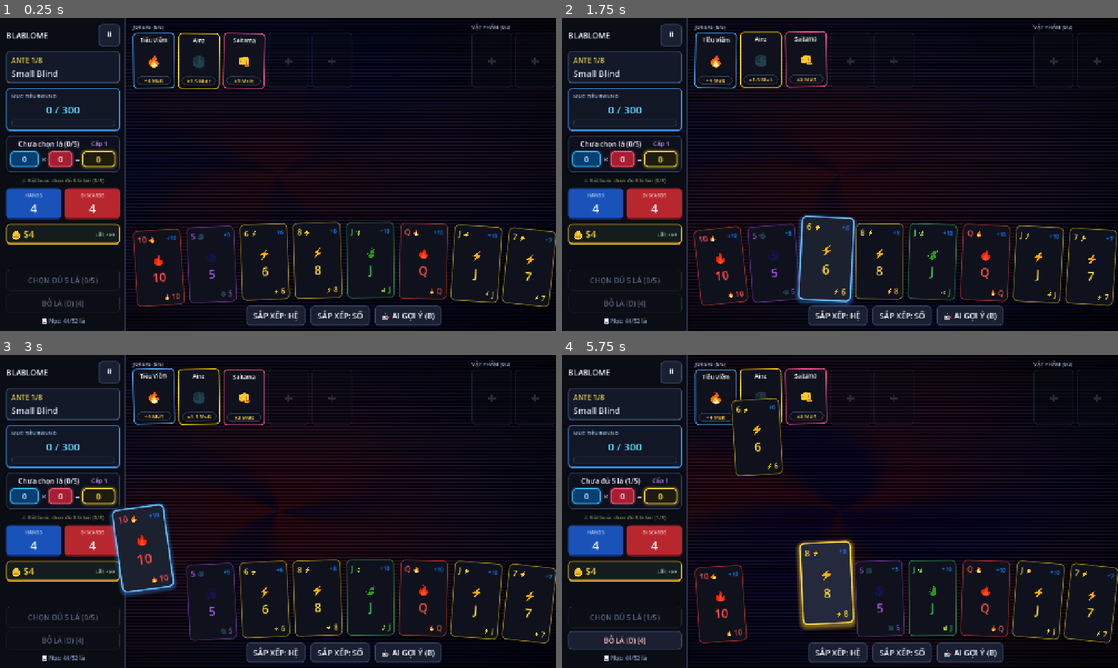
Above: before the commit, frames 1-4 (two rows, left to right).
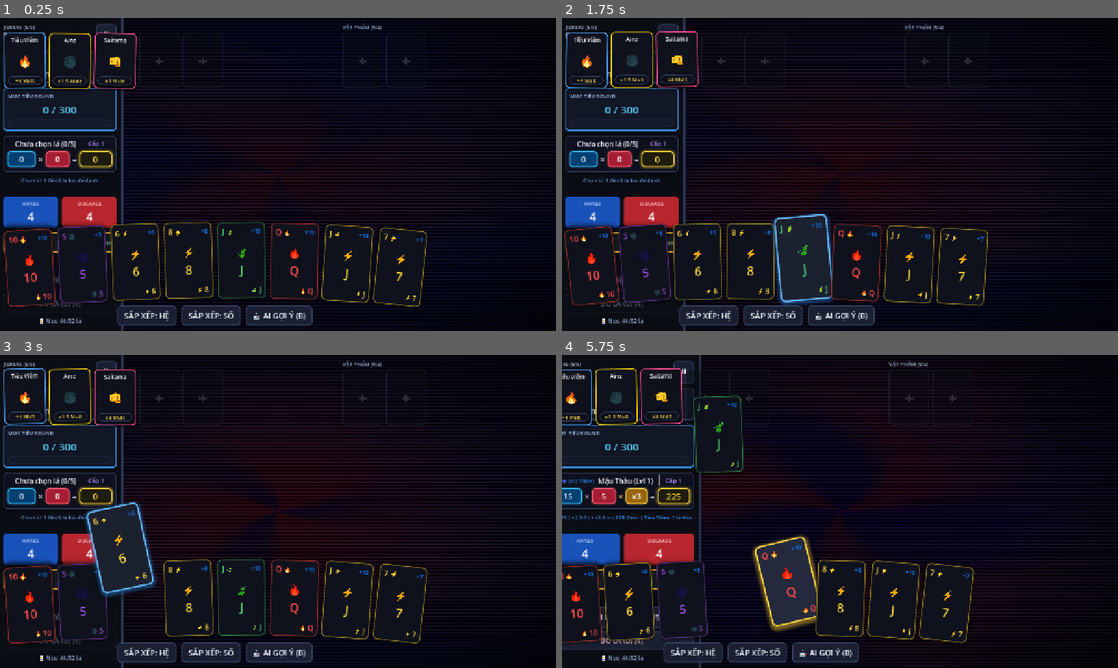
Above: after the commit, the same moments.

Repository: manhnt04/Blablome
Game: Godot game, scene res://scenes/screens/gameplay_board.tscn
Same seed, same stepped clock (60 frames per second), same inputs: the game is played once before the commit and once after it. This scene is started directly instead of the project's main scene.
Inputs (mouse positions are in pixels of both pictures, inside the frame that each line leads up to):
- Up to frame 1 (0.25 s): no input
- Up to frame 2 (1.75 s): tap Enter (ui_accept) at 0.5 s; drag from (717, 58) to (895, 105) at 0.52 s; drag from (762, 58) to (812, 237) at 1.27 s
- Up to frame 3 (3 s): move the mouse to (244, 395) at 2.02 s; hold D 2.03-2.75 s; hold Enter (ui_accept) 2.03-2.75 s; tap Space at 2.1 s; click (244, 395) at 2.17 s; drag from (161, 599) to (111, 464) at 2.77 s
- Up to frame 4 (5.75 s): drag from (773, 599) to (867, 511) at 3.52 s; drag from (773, 599) to (756, 433) at 4.27 s; move the mouse to (828, 599) at 5.02 s; hold Enter (ui_accept) from 5.03 s (still down); tap Space at 5.1 s; click (828, 599) at 5.17 s

The runs differ from the first frame. In frame 1, 13% of the frame differs, in the area x 0-100%, y 0-100%; in frame 2, 14%; in frame 3, 15%; in frame 4, 19%.

Commit message:
fix(ui): lock left menu during scoring and restore 1-to-5 card play rule

Diff:
--- a/scenes/screens/gameplay_board.tscn
+++ b/scenes/screens/gameplay_board.tscn
@@ -156,6 +156,7 @@
 [node name="LeftSidebar" type="PanelContainer" parent="MainLayout"]
 custom_minimum_size = Vector2(290, 0)
 layout_mode = 2
+size_flags_horizontal = 0
 theme_override_styles/panel = SubResource("StyleBoxFlat_sidebar")
 
 [node name="SidebarVBox" type="VBoxContainer" parent="MainLayout/LeftSidebar"]
@@ -254,12 +255,14 @@
 
 [node name="ScoringTraceLabel" type="Label" parent="MainLayout/LeftSidebar/SidebarVBox"]
 unique_name_in_owner = true
+custom_minimum_size = Vector2(0, 36)
 layout_mode = 2
 theme_override_colors/font_color = Color(0.55, 0.75, 0.95, 1)
 theme_override_font_sizes/font_size = 12
-text = "Chọn đủ 5 lá bài để đánh"
+text = "Chọn từ 1 đến 5 lá bài để đánh"
 horizontal_alignment = 1
 autowrap_mode = 2
+clip_text = true
 
 [node name="ActionCountersHBox" type="HBoxContainer" parent="MainLayout/LeftSidebar/SidebarVBox"]
 layout_mode = 2
--- a/scripts/core/action_generator.gd
+++ b/scripts/core/action_generator.gd
@@ -99,13 +99,13 @@
 				"desc": "Sắp xếp bài theo Số (Rank)"
 			})
 
-			# Play Hand action (Requires exactly 5 cards)
-			if sm.selected_indices.size() == 5 and sm.hands_left > 0:
+			# Play Hand action (1 to 5 cards)
+			if not sm.selected_indices.is_empty() and sm.selected_indices.size() <= 5 and sm.hands_left > 0:
 				actions.append({
 					"type": ActionType.PLAY_HAND,
 					"name": "PLAY_HAND",
-					"count": 5,
-					"desc": "Đánh 5 lá bài đã chọn"
+					"count": sm.selected_indices.size(),
+					"desc": "Đánh bài (%d lá đã chọn)" % sm.selected_indices.size()
 				})
 
 			# Discard Hand action
--- a/scripts/core/run_state_machine.gd
+++ b/scripts/core/run_state_machine.gd
@@ -238,10 +238,10 @@
 			res.append(hand_cards[idx])
 	return res
 
-## Action: Play selected cards (Requires exactly 5 cards)
+## Action: Play selected cards (1 to 5 cards)
 func play_hand() -> Dictionary:
-	if stage != Stage.BLIND or selected_indices.size() != 5 or hands_left <= 0:
-		return {"success": false, "error": "Invalid state or must select exactly 5 cards"}
+	if stage != Stage.BLIND or selected_indices.is_empty() or selected_indices.size() > 5 or hands_left <= 0:
+		return {"success": false, "error": "Invalid state or must select 1 to 5 cards"}
 
 	var selected_cards = get_selected_cards()
 	var eval = poker_hands.evaluate(selected_cards)
--- a/scripts/core/test_balatro_rs_logic.gd
+++ b/scripts/core/test_balatro_rs_logic.gd
@@ -123,24 +123,20 @@
 	assert(sm.hand_cards.size() == 8, "Hand cards must be 8")
 	print("  ✓ Select Blind: Hand size %d, Hands left %d" % [sm.hand_cards.size(), sm.hands_left])
 
-	# Test: Selecting < 5 cards fails to play
+	# Test: Selecting 0 cards fails to play
+	var fail_res = sm.play_hand()
+	assert(fail_res["success"] == false, "Playing 0 cards must fail")
+
+	# Select 2 cards (Valid Balatro play: e.g. Pair or High Card)
 	sm.select_card(0)
 	sm.select_card(1)
-	sm.select_card(2)
-	assert(sm.selected_indices.size() == 3, "3 cards selected")
-	var fail_res = sm.play_hand()
-	assert(fail_res["success"] == false, "Playing < 5 cards must fail")
-
-	# Select 2 more cards to reach 5 cards
-	sm.select_card(3)
-	sm.select_card(4)
-	assert(sm.selected_indices.size() == 5, "5 cards must be selected")
+	assert(sm.selected_indices.size() == 2, "2 cards selected")
 
 	var res = sm.play_hand()
-	assert(res["success"] == true, "Play hand with 5 cards must succeed")
+	assert(res["success"] == true, "Play hand with 2 cards must succeed")
 	assert(sm.hands_left == 3, "Hands left must decrement to 3")
 	assert(sm.hand_cards.size() == 8, "Hand cards must be replenished to 8")
-	print("  ✓ Play Hand (5 cards): Scored %d with %s. Score: %d/%d" % [res["scored_points"], res["hand_name"], sm.current_score, sm.target_score])
+	print("  ✓ Play Hand (2 cards): Scored %d with %s. Score: %d/%d" % [res["scored_points"], res["hand_name"], sm.current_score, sm.target_score])
 
 	# Force reach target score to test POST_BLIND
 	sm.current_score = sm.target_score - 10
--- a/scripts/core/test_gameplay_preview.gd
+++ b/scripts/core/test_gameplay_preview.gd
@@ -23,24 +23,30 @@
 	assert(board.hand_cards.size() == 8, "Initial hand size must be 8")
 	print("[PASS] Hand cards dealt: %d cards" % board.hand_cards.size())
 
-	# Test card selection: 2 cards (not yet 5)
+	# Initially 0 cards selected -> Play disabled
+	assert(board.selected_cards.is_empty(), "Initial selected cards must be empty")
+	assert(board.play_button.disabled == true, "Play button must be disabled when 0 cards selected")
+	print("[PASS] 0 cards selected -> Play disabled as expected.")
+
+	# Test card selection: 2 cards (Valid hand in Balatro: e.g. Pair or High Card)
 	var card1 = board.hand_cards[0]
 	var card2 = board.hand_cards[1]
 	card1.set_selected(true)
 	card2.set_selected(true)
 	assert(board.selected_cards.size() == 2, "2 cards must be selected")
-	assert(board.play_button.disabled == true, "Play button must remain disabled when < 5 cards")
-	print("[PASS] 2 cards selected -> Play disabled as expected (requires 5 cards).")
+	assert(board.play_button.disabled == false, "Play button must be enabled when 2 cards selected (Balatro allows 1-5 cards)")
+	assert(board.scoring_hud.current_score > 0, "Current score must be > 0 when cards selected")
+	print("[PASS] 2 cards selected -> Play enabled! Projected: %d pts" % board.scoring_hud.current_score)
 
 	# Select 3 more cards to reach 5
 	board.hand_cards[2].set_selected(true)
 	board.hand_cards[3].set_selected(true)
 	board.hand_cards[4].set_selected(true)
 	assert(board.selected_cards.size() == 5, "5 cards must be selected")
-	assert(board.play_button.disabled == false, "Play button must be enabled when exactly 5 cards selected")
+	assert(board.play_button.disabled == false, "Play button must be enabled when 5 cards selected")
 	assert(board.scoring_hud.current_score > 0, "Current score must be > 0 when 5 cards selected")
 	assert(board.scoring_hud.preview_badge.visible == true, "Preview badge must be visible")
-	print("[PASS] Exactly 5 cards selected -> Live Preview calculated: %d pts, Play enabled!" % board.scoring_hud.current_score)
+	print("[PASS] 5 cards selected -> Live Preview calculated: %d pts, Play enabled!" % board.scoring_hud.current_score)
 
 	# Test unselection
 	for i in range(5):
--- a/scripts/ui/gameplay_board.gd
+++ b/scripts/ui/gameplay_board.gd
@@ -217,13 +217,15 @@
 
 
 func _process(delta: float) -> void:
-	# Balatro Trauma-based Screen/Board Shake
+	# Balatro Trauma Shake on Center Area only (Left Menu is fixed and immovable)
+	var center_area = get_node_or_null("MainLayout/CenterArea")
 	if shake_trauma > 0.0:
 		shake_trauma = max(0.0, shake_trauma - delta * 2.8)
 		var shake_power: float = shake_trauma * shake_trauma * 16.0
-		$MainLayout.position = Vector2(randf_range(-shake_power, shake_power), randf_range(-shake_power, shake_power))
-	elif $MainLayout.position != Vector2.ZERO:
-		$MainLayout.position = Vector2.ZERO
+		if center_area != null:
+			center_area.position = Vector2(randf_range(-shake_power, shake_power), randf_range(-shake_power, shake_power))
+	elif center_area != null and center_area.position != Vector2.ZERO:
+		center_area.position = Vector2.ZERO
 
 func trigger_screen_shake(amount: float = 0.5) -> void:
 	shake_trauma = clampf(shake_trauma + amount, 0.0, 1.0)
@@ -448,7 +450,7 @@
 
 func _unhandled_input(event: InputEvent) -> void:
 	if event.is_action_pressed("ui_accept") or (event is InputEventKey and event.pressed and event.keycode == KEY_SPACE):
-		if selected_cards.size() == 5 and hands_left > 0:
+		if not selected_cards.is_empty() and selected_cards.size() <= 5 and hands_left > 0:
 			_on_play_hand_pressed()
 	elif event is InputEventKey and event.pressed and event.keycode == KEY_D:
 		if not selected_cards.is_empty() and discards_left > 0:
@@ -459,14 +461,13 @@
 
 func _evaluate_selected_cards() -> void:
 	var count: int = selected_cards.size()
-	if count < 5:
-		var name_text = "Chưa đủ 5 lá (%d/5)" % count if count > 0 else "Chưa chọn lá (0/5)"
-		scoring_hud.update_display(name_text, 1, 0, 0, 1.0, false)
-		scoring_trace_label.text = "⚠️ Bắt buộc chọn đủ 5 lá bài (%d/5)" % count
-		scoring_trace_label.modulate = Color(0.9, 0.75, 0.4)
+	if count == 0:
+		scoring_hud.update_display("Chưa chọn lá (0/5)", 1, 0, 0, 1.0, false)
+		scoring_trace_label.text = "Chọn từ 1 đến 5 lá bài để đánh"
+		scoring_trace_label.modulate = Color(0.7, 0.8, 0.95)
 		play_button.disabled = true
-		play_button.text = "CHỌN ĐỦ 5 LÁ (%d/5)" % count
-		discard_button.disabled = (count == 0 or discards_left <= 0)
+		play_button.text = "CHỌN LÁ ĐỂ ĐÁNH (0/5)"
+		discard_button.disabled = true
 		discard_button.text = "BỎ LÁ (D) [%d]" % discards_left
 		return
 
@@ -488,13 +489,13 @@
 	scoring_trace_label.modulate = Color(0.38, 0.74, 0.97)
 
 	play_button.disabled = (hands_left <= 0)
-	play_button.text = "ĐÁNH BÀI (Space)"
+	play_button.text = "ĐÁNH BÀI (Space) [%d/5]" % count
 	discard_button.disabled = (discards_left <= 0)
 	discard_button.text = "BỎ LÁ (D) [%d]" % discards_left
 
 func _on_play_hand_pressed() -> void:
-	if selected_cards.size() != 5:
-		scoring_trace_label.text = "⛔ BẮT BUỘC PHẢI CHỌN ĐỦ 5 LÁ BÀI!"
+	if selected_cards.is_empty() or selected_cards.size() > 5:
+		scoring_trace_label.text = "⛔ Chọn từ 1 đến 5 lá bài để đánh!"
 		scoring_trace_label.modulate = Color(1.0, 0.3, 0.3)
 		trigger_screen_shake(0.35)
 		return
--- a/scripts/ui/scoring_hud.gd
+++ b/scripts/ui/scoring_hud.gd
@@ -78,6 +78,8 @@
 		score_label.text = str(current_score)
 
 func pop_score_animation() -> void:
-	var tw := create_tween().set_trans(Tween.TRANS_BACK).set_ease(Tween.EASE_OUT)
-	tw.tween_property(score_box, "scale", Vector2(1.25, 1.25), 0.15)
-	tw.tween_property(score_box, "scale", Vector2.ONE, 0.15)
+	if score_box != null:
+		score_box.pivot_offset = score_box.size * 0.5
+		var tw := create_tween().set_trans(Tween.TRANS_BACK).set_ease(Tween.EASE_OUT)
+		tw.tween_property(score_box, "scale", Vector2(1.15, 1.15), 0.12)
+		tw.tween_property(score_box, "scale", Vector2.ONE, 0.12)
